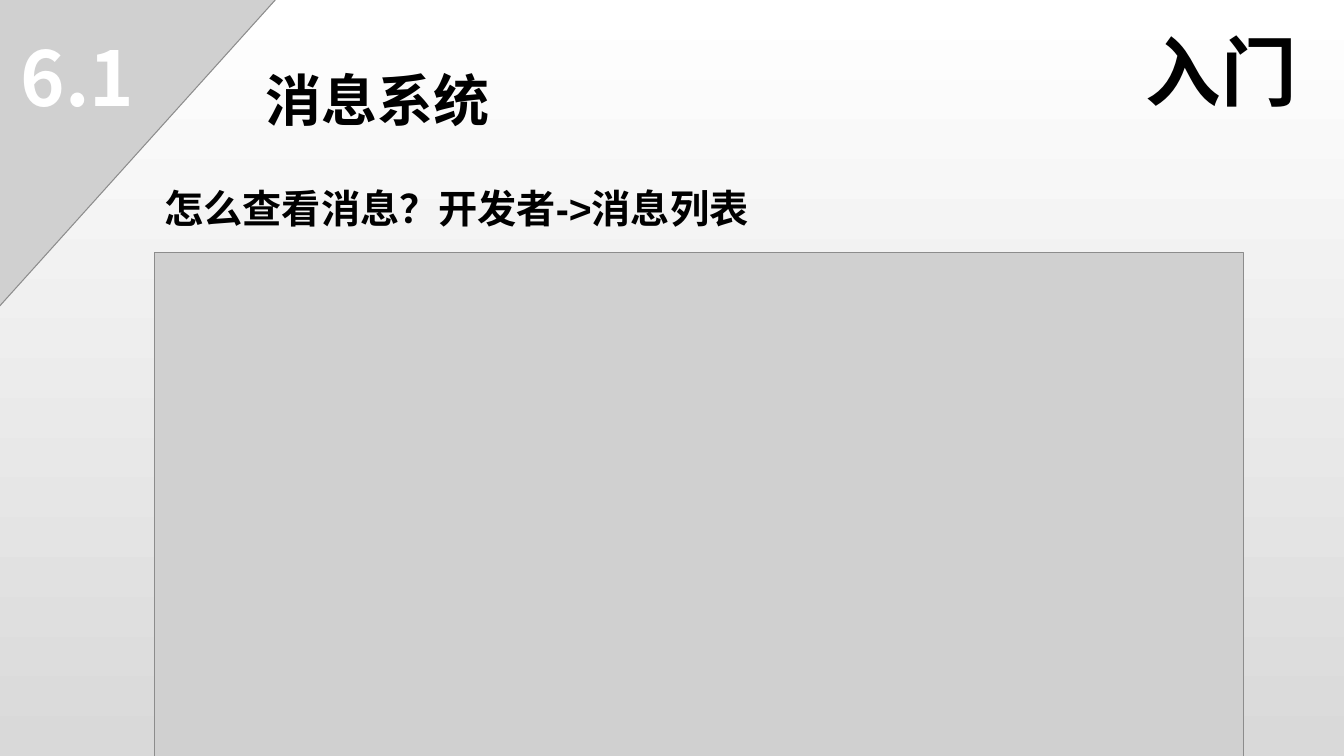
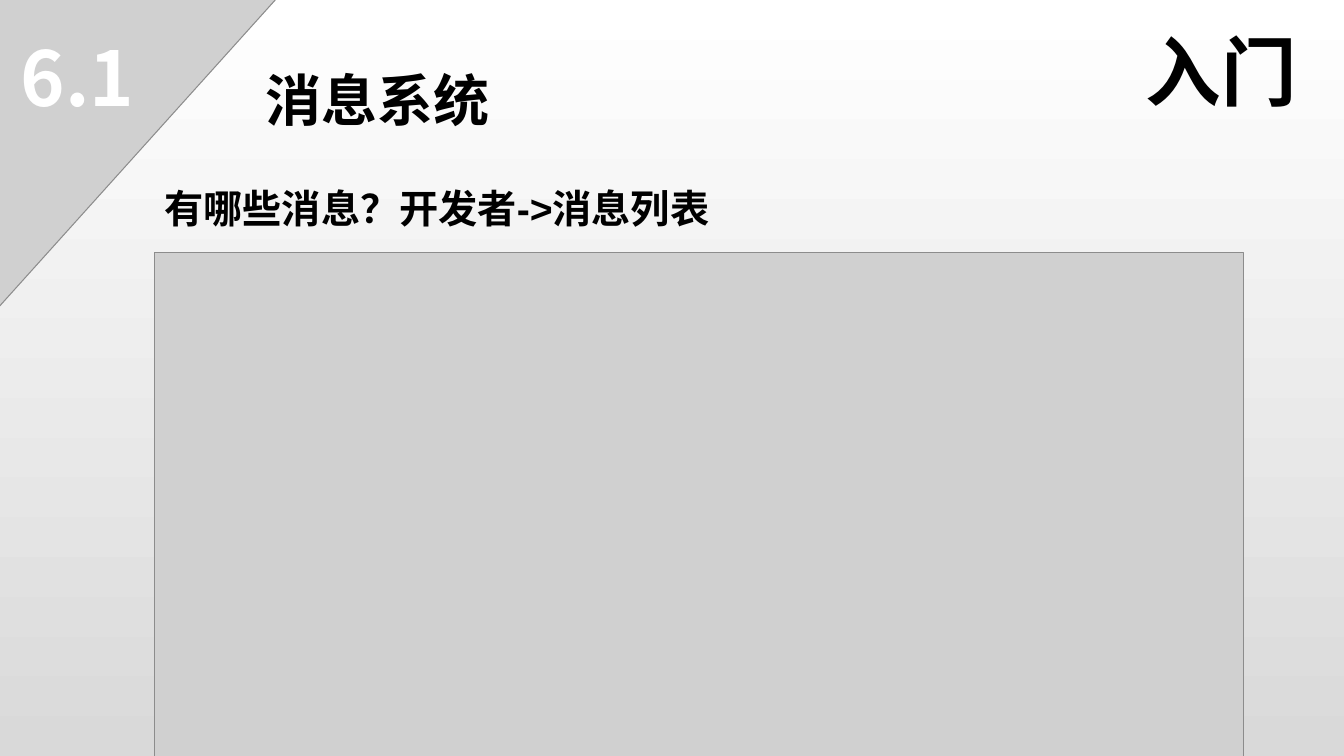
Before and after one commit to 1226085293/PPT_DEMO, a slide deck: slide 19 of doc/3.x插件开发.pptx. Drawn at 1344x756 pixels with LibreOffice and Linux fonts; fonts in the diff are those of the drawing; grey boxes stand for pictures. Boxes give left, top, right and bottom in pixels: in the first picture for what was removed or moved away, otherwise in the second. Text is boxed around its words. In the diff, an @@ line names an element or a change of style, - is before the commit and + after.

```diff
--- a/doc/3.x插件开发.pptx
+++ b/doc/3.x插件开发.pptx
@@ text at [165, 189, 710, 227]: text changed @@
-怎么查看消息？开发者->消息列表
+有哪些消息？开发者->消息列表
```
Also in this commit, not shown: 3 other slides changed.
